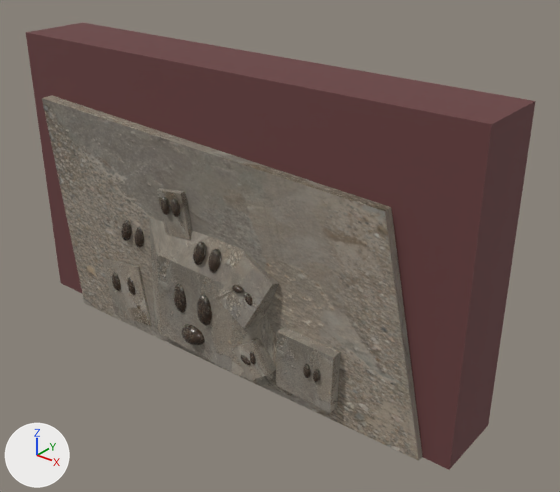
One commit to the FBX model DirectX12/assets/3DModels/Boss/BossObject/boss.fbx: the scene before it, then after it.
Camera for both pictures: a camera (50 mm lens) standing at (6.24, -6.96, 6.06) and looking at (0.6, 0.08, 1.69). The lights are fixed; the arrows at lower left show +X, +Y and +Z. The older version comes first. Where no turn or scale is listed for an object, it has been applied to the vertices.

The older version as bpy lines, for what is in view:
```python
me_boss_block_01_001 = bpy.data.meshes.new('Boss_Block_01.001')
me_boss_block_01_001.from_pydata(...)  # 8 vertices, 6 faces; spans x -2.28..1.53, y -0.38..0.57, z -0.76..3.02
me_boss_block_01_001.materials.append(mat_boss_block_mat_001)  # picture img_rocks_ground_04_diff_4k_jpg
me_boss_block_02 = bpy.data.meshes.new('Boss_Block_02')
me_boss_block_02.from_pydata(...)  # 8 vertices, 6 faces; spans x -2.97..3.26, y -0.27..0.27, z -1.19..2.03
me_boss_block_02.materials.append(mat_boss_block_mat)  # picture img_rocks_ground_04_diff_4k_jpg
me_boss_block_04 = bpy.data.meshes.new('Boss_Block_04')
me_boss_block_04.from_pydata(...)  # 8 vertices, 6 faces; spans x -0.285..0.285, y -0.156..0.156, z -0.298..0.298
me_boss_block_04.materials.append(mat_boss_block_mat)  # picture img_rocks_ground_04_diff_4k_jpg
me_boss_wall = bpy.data.meshes.new('Boss_Wall')
me_boss_wall.from_pydata(...)  # a box spanning x -3.5..3.5, y -0.5..0.5, z 0.0..4.0
me_boss_wall.materials.append(mat_boss_wall_mat)  # its picture is missing
ob_boss_block_01_001 = bpy.data.objects.new('Boss_Block_01.001', me_boss_block_01_001)
ob_boss_block_01_001.location = (-0.14, -0.42, 0.83)
ob_boss_block_02 = bpy.data.objects.new('Boss_Block_02', me_boss_block_02)
ob_boss_block_02.location = (-0.1, -0.4, 1.15)
ob_boss_block_04 = bpy.data.objects.new('Boss_Block_04', me_boss_block_04)
ob_boss_block_04.location = (0.88, -0.72, 0.53)
ob_boss_wall = bpy.data.objects.new('Boss_Wall', me_boss_wall)
ob_boss_wall.location = (0.0, 0.0, 0.0)
# also in view: 'Boss_Block_00' at (-1.67, -0.35, 0.55); 'Boss_Block_06' at (-0.51, -0.56, 2.11); 'Boss_Block_05' at (0.76, -0.57, 1.39); 'Boss_Block_01' at (1.63, -0.52, 0.64)
```
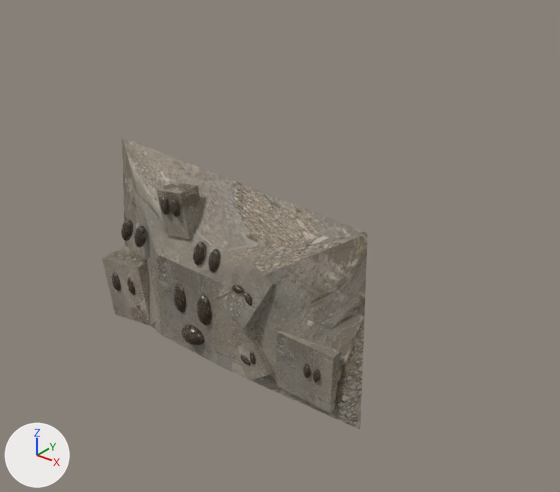
Where the change shows, as pixel boxes [x1, y1, x2, y2] in the pictures (560 x 492 px):
'Boss_Wall', deleted (brown): before [26, 23, 535, 470]
'Boss_Block_02', deleted: before [42, 96, 423, 461]
'Boss_Block_01.001', reshaped: before [149, 218, 294, 397]; after [122, 137, 368, 429]

The edits, one by one:
me_boss_block_01_001 is used by ob_boss_block_01_001; location (-0.14, -0.42, 0.83).
me_boss_block_01_001 had 8 vertices, 6 faces and spanned x -2.28..1.53, y -0.38..0.57, z -0.76..3.02.
me_boss_block_01_001 now has 8 vertices, 6 faces and spans x -2.28..2.52, y -0.38..0.57, z -0.76..1.72.
Part 1, on me_boss_block_01_001:
Vertex 2 of me_boss_block_01_001 moves from (-1.55, 0.13, -0.76) to (-1.94, 0.09, -0.76).
Vertex 3 of me_boss_block_01_001 moves from (-2.28, 0.57, 3.02) to (-2.28, 0.57, 1.7) at pixel (121, 137).
Vertex 6 of me_boss_block_01_001 moves from (1.53, -0.19, -0.76) at pixel (293, 397) to (2.52, -0.19, -0.76) at pixel (360, 429).
Vertex 7 of me_boss_block_01_001 moves from (0.83, -0.04, 1.53) to (2.39, -0.04, 1.72) at pixel (367, 233).
Object 'Boss_Block_02' (ob_boss_block_02) is deleted.
Object 'Boss_Wall' (ob_boss_wall) is deleted.
